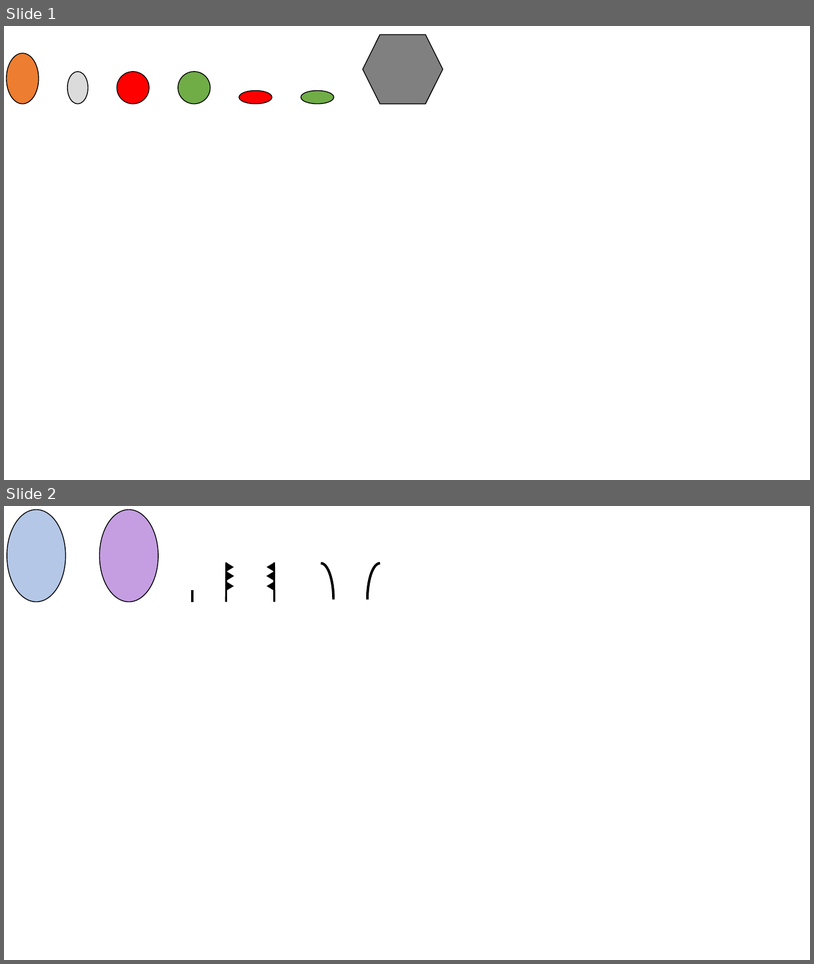
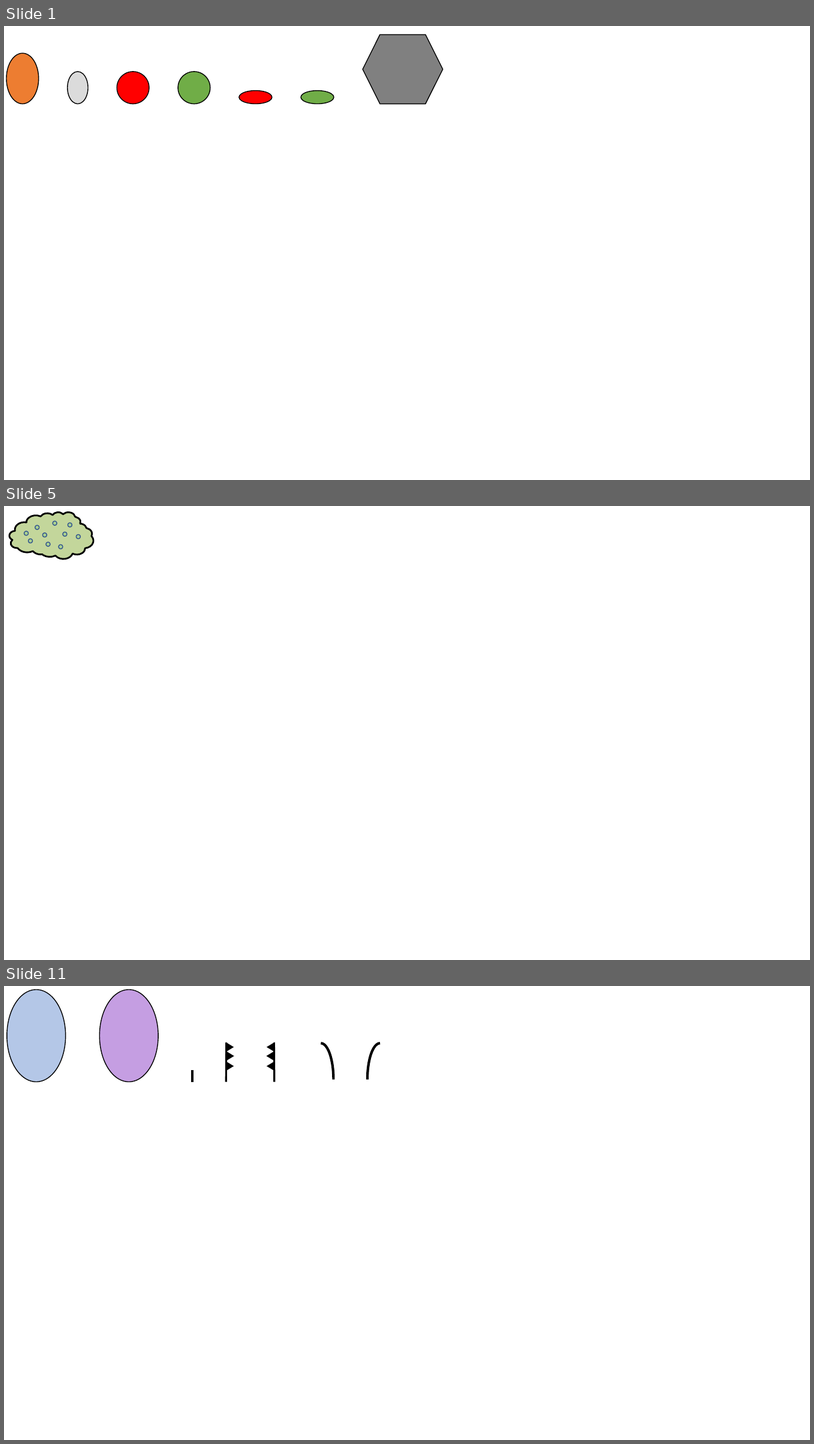
Before and after one commit to skugele/gamedev-godot, a slide deck: games/animat-world/graphics/mock-objects.pptx. Shown one above the other, each under a label of ours: slides 1 and 2 before the commit, slides 1, 5 and 11 after it; the slides between them are not shown. The pictures are 814x964 and 814x1444 pixels, drawn with LibreOffice and Linux fonts; fonts in the diff are those of the drawing. Boxes give left, top, right and bottom in pixels: in the first picture for what was removed or moved away, otherwise in the second. Text is boxed around its words. In the diff, an @@ line names an element or a change of style, - is before the commit and + after.

```diff
--- a/games/animat-world/graphics/mock-objects.pptx
+++ b/games/animat-world/graphics/mock-objects.pptx
@@ slide 5 added at <box>4,506,810,960</box>, background #FFFFFF @@
@@ freeform shape added at <box>9,512,93,559</box>, fill #C3D69B, outline #000000 2 pt @@
@@ ellipse added at <box>53,521,57,525</box>, fill #A9D18E, outline #325491 1 pt @@
@@ ellipse added at <box>68,523,72,527</box>, fill #A9D18E, outline #325491 1 pt @@
@@ ellipse added at <box>24,531,28,535</box>, fill #A9D18E, outline #325491 1 pt @@
@@ ellipse added at <box>28,538,32,543</box>, fill #A9D18E, outline #325491 1 pt @@
@@ ellipse added at <box>35,525,39,529</box>, fill #A9D18E, outline #325491 1 pt @@
@@ ellipse added at <box>43,532,47,537</box>, fill #A9D18E, outline #325491 1 pt @@
@@ ellipse added at <box>63,532,67,536</box>, fill #A9D18E, outline #325491 1 pt @@
@@ ellipse added at <box>76,534,80,538</box>, fill #A9D18E, outline #325491 1 pt @@
@@ ellipse added at <box>46,542,50,547</box>, fill #A9D18E, outline #325491 1 pt @@
@@ ellipse added at <box>59,545,63,549</box>, fill #A9D18E, outline #325491 1 pt @@
@@ what was slide 2 is now slide 11 @@
```
Also in this commit, not shown: 8 other slides added, 46 other files.
